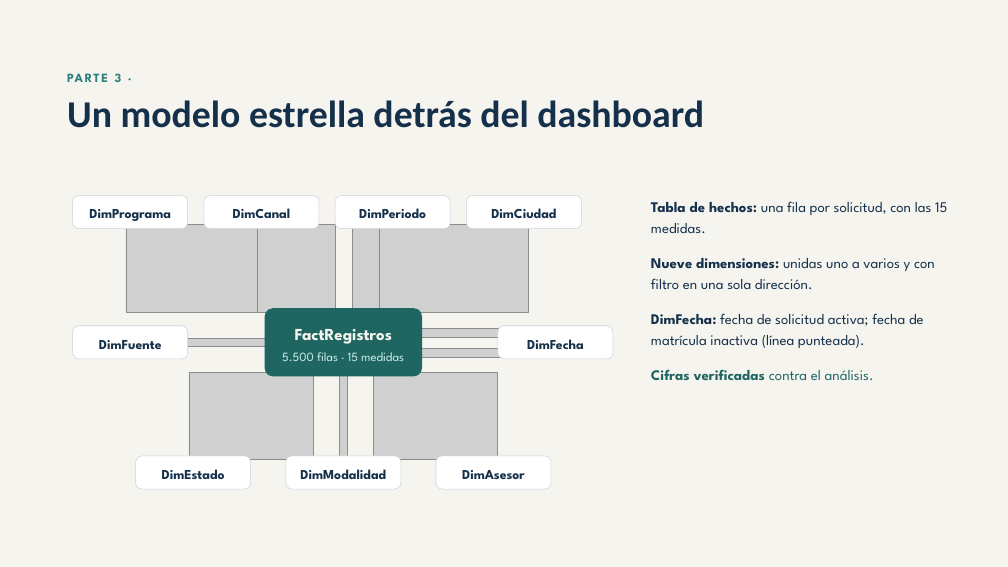
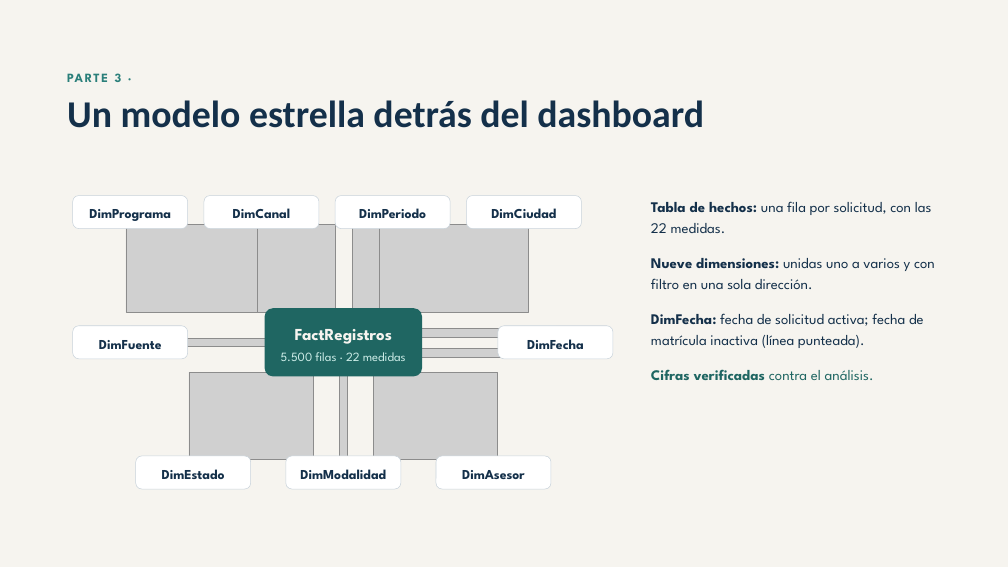
Before and after one commit to vivi-25-P/Analitica_Admisiones_Universitarias, a slide deck: slide 12 of presentacion/Sustentación analítica de admisiones del Instituto Universitario Horizonte.pptx. Drawn at 1008x567 pixels with LibreOffice and Linux fonts; fonts in the diff are those of the drawing; grey boxes stand for pictures. Boxes give left, top, right and bottom in pixels: in the first picture for what was removed or moved away, otherwise in the second. Text is boxed around its words. In the diff, an @@ line names an element or a change of style, - is before the commit and + after.

```diff
--- a/presentacion/Sustentación analítica de admisiones del Instituto Universitario Horizonte.pptx
+++ b/presentacion/Sustentación analítica de admisiones del Instituto Universitario Horizonte.pptx
@@ text at [651, 201, 932, 233]: text changed @@
-Tabla de hechos: una fila por solicitud, con las 15 medidas.
+Tabla de hechos: una fila por solicitud, con las 22 medidas.
@@ text at [281, 352, 406, 361]: text changed @@
-5.500 filas · 15 medidas
+5.500 filas · 22 medidas
```
Also in this commit, not shown: 4 other slides changed.
